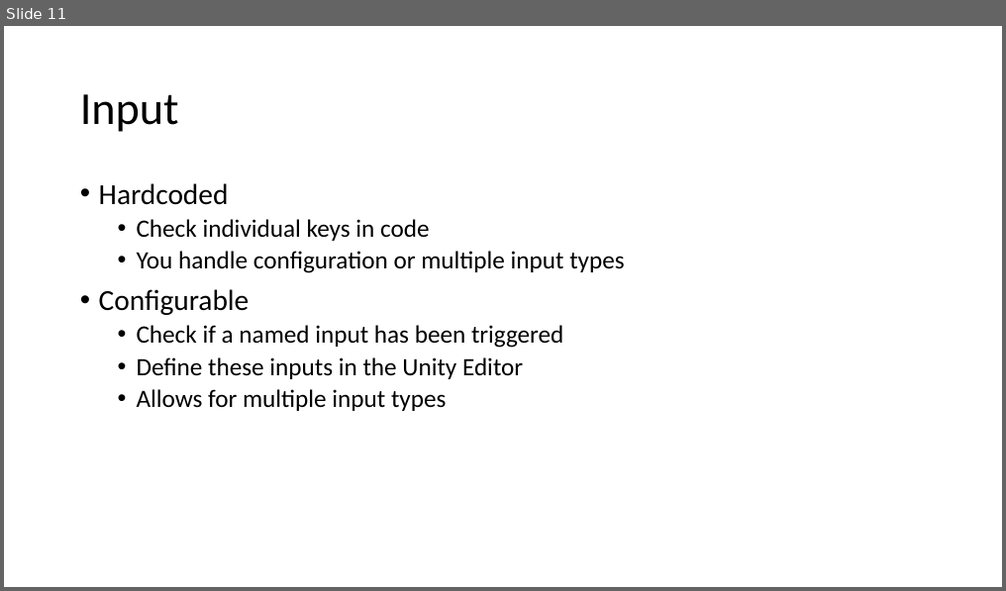
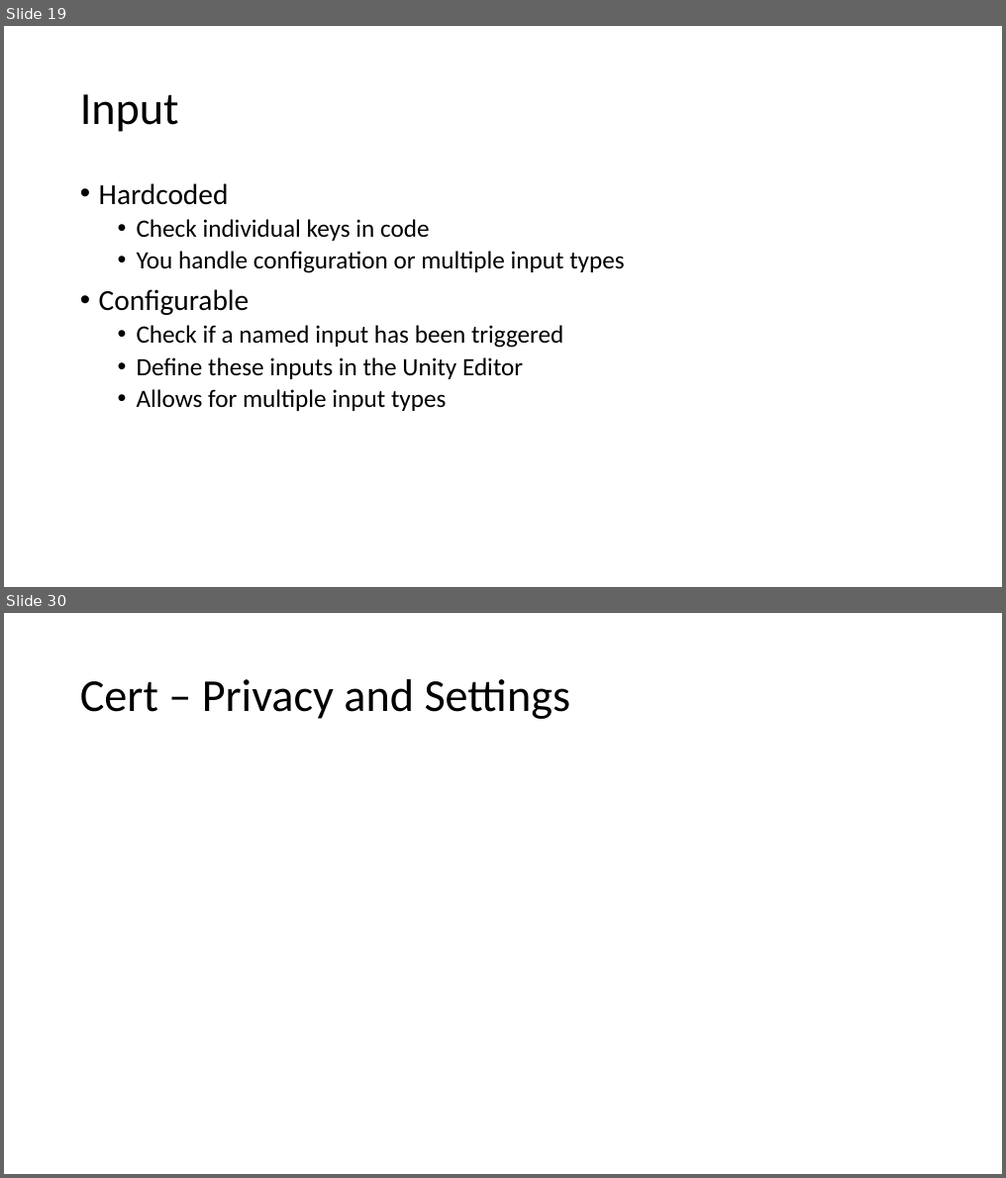
Before and after one commit to quandtm/UnitySTWorkshop, a slide deck: ST_Unity_101_Part1.pptx. Shown one above the other, each under a label of ours: slide 11 before the commit, slides 19 and 30 after it; the slides between them are not shown. The pictures are 1006x591 and 1006x1178 pixels, drawn with LibreOffice and Linux fonts; fonts in the diff are those of the drawing. Boxes give left, top, right and bottom in pixels: in the first picture for what was removed or moved away, otherwise in the second. Text is boxed around its words. In the diff, an @@ line names an element or a change of style, - is before the commit and + after.

```diff
--- a/ST_Unity_101_Part1.pptx
+++ b/ST_Unity_101_Part1.pptx
@@ slide 30 added at [4,613,1002,1174], background #FFFFFF @@
@@ title added at [80,679,571,719], 44 pt, text #000000 @@
+Cert – Privacy and Settings
@@ what was slide 11 is now slide 19 @@
```
Also in this commit, not shown: 20 other slides added, 1 slide removed.
